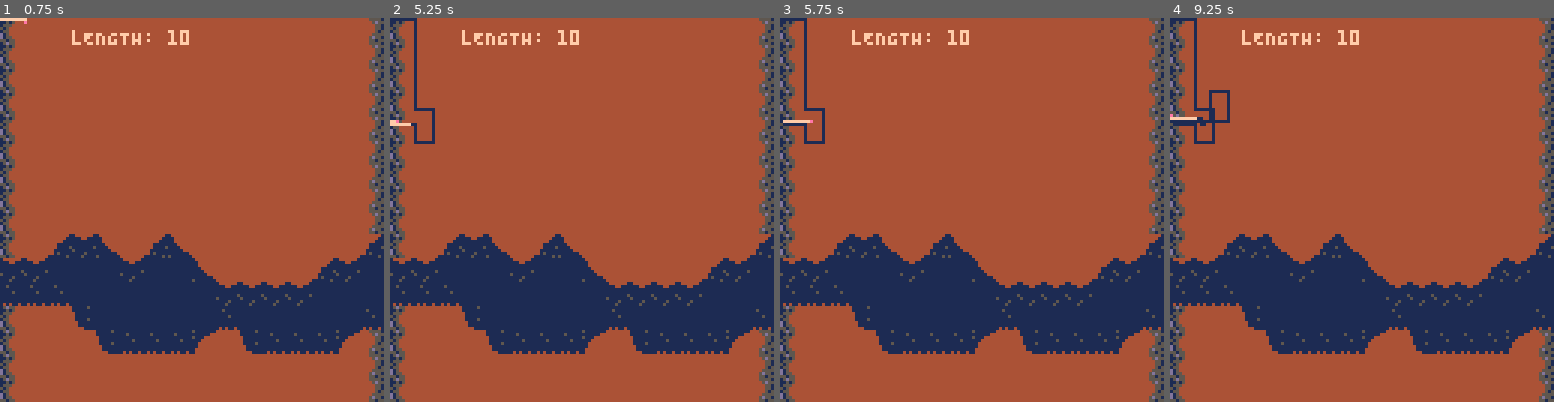
Above: before the commit, frames 1-4 (left to right).
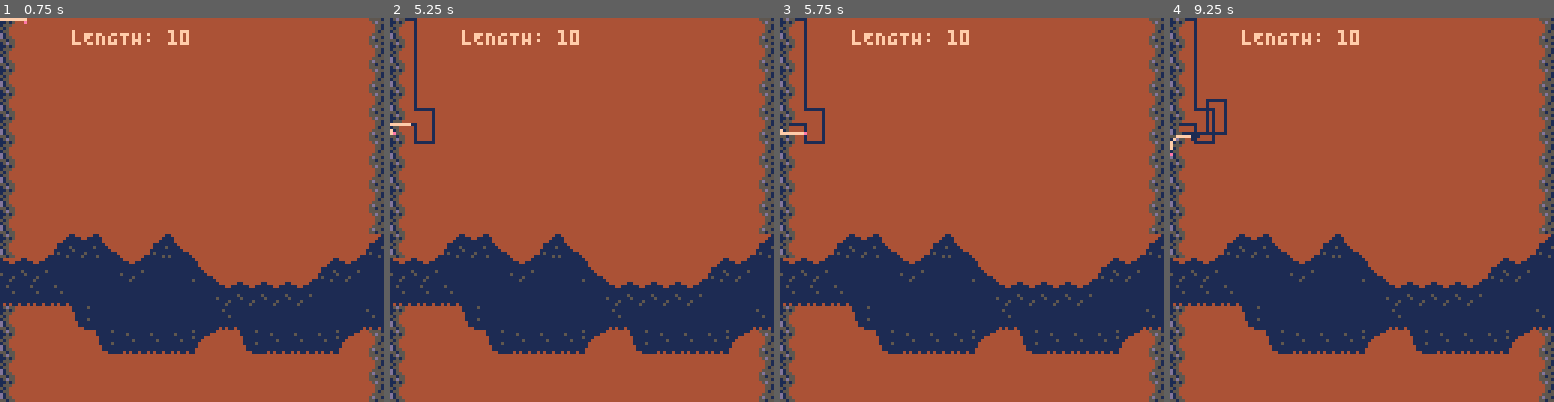
Above: after the commit, the same moments.

Repository: PavelCz/pico-8-carts
Game: PICO-8 cartridge src/ld48/worm.p8
The game is run twice, just before and just after one commit, with the same random seed, the same clock (stepped at 60 frames per second) and the same inputs.
Inputs:
- Up to frame 1 (0.75 s): tap O (Z key) at 0.33 s; tap Down at 0.7 s
- Up to frame 2 (5.25 s): tap O (Z key) at 1.07, 2.22, 3.72, 5.22 s; tap X (X key) at 1.43, 2.07, 2.82, 3.57, 4.32, 5.07 s; hold Up 1.97-2.63 s; hold Right 2.68-3.02 s; hold Down 3.07-3.73 s; hold Left 3.78-4.12 s; hold Up 4.17-4.5 s; hold Left 4.55-5.05 s; hold Right from 5.1 s (still down)
- Up to frame 3 (5.75 s): keep holding Right
- Up to frame 4 (9.25 s): tap X (X key) every 0.75 s from 5.82 to 8.82 s; release Right at 5.93 s; hold Up 5.98-6.65 s; hold Right 6.7-7.03 s; tap O (Z key) at 6.72, 8.22 s; hold Down 7.08-7.75 s; hold Left 7.8-8.13 s; hold Up 8.18-8.52 s; hold Left 8.57-9.07 s; hold Right from 9.12 s (still down)

Frame 1 is identical in both runs. In frame 2, less than 0.1% of the frame differs, in the area x 0-4%, y 0-31%; in frame 3, 0.2%; in frame 4, 0.7%, in the area x 0-16%, y 0-36%.

Commit message:
Change flags for better rendering

Diff:
--- a/src/ld48/worm.p8
+++ b/src/ld48/worm.p8
@@ -91,6 +91,8 @@
 
   map(0,0,0,0,16,16,0x4)
 
+  map(0,0,0,0,16,16,0x40)
+
   -- Draw worm head
   local int_x = flr(worm.x) -- We floor our
   local int_y = flr(worm.y)
@@ -127,6 +129,7 @@
       level.food[x][y] = false
       level.fire[x][y] = false
       level.cavities[x][y] = false
+      -- TODO: seperate between sprites with a game effect and purely decorative sprites based on flags
       -- Get pixel coordinates
       local pix_x = x-1
       local pix_y = y-1
@@ -143,6 +146,8 @@
         level.food[x][y] = true
       elseif color == 8 or color == 9 or color == 10 then -- red, orange yellow
         level.fire[x][y] = true
+      elseif color == 1 or color == 5 then
+        level.cavities[x][y] = true
       end
     end
   end
@@ -361,7 +366,7 @@
 00888888880000088888980000000000000000000000000000000000000000000000000000000000000000000000000000000000000000000000000000000000
 00000888800000088008880000000000000000000000000000000000000000000000000000000000000000000000000000000000000000000000000000000000
 __gff__
-0002020002020202000000000000000004040404000202020000000000000000040404040002020200000000000000000404040400000000000000000000000004040404000000000000000000000000000000000000000000000000000000000000000000000000000000000000000000000000000000000000000000000000
+0002040004040404000000000000000040404040000404040000000000000000404040040004040400000000000000004040400400000000000000000000000004040404000000000000000000000000000000000000000000000000000000000000000000000000000000000000000000000000000000000000000000000000
 0000000000000000000000000000000000000000000000000000000000000000000000000000000000000000000000000000000000000000000000000000000000000000000000000000000000000000000000000000000000000000000000000000000000000000000000000000000000000000000000000000000000000000
 __map__
 0200000000000000000000000000000402000000000000000000000000000004020000000000000000000000000000040200000000000000000000000000000000000000000000000000000000000000000000000000000000000000000000000000000000000000000000000000000000000000000000000000000000000000
